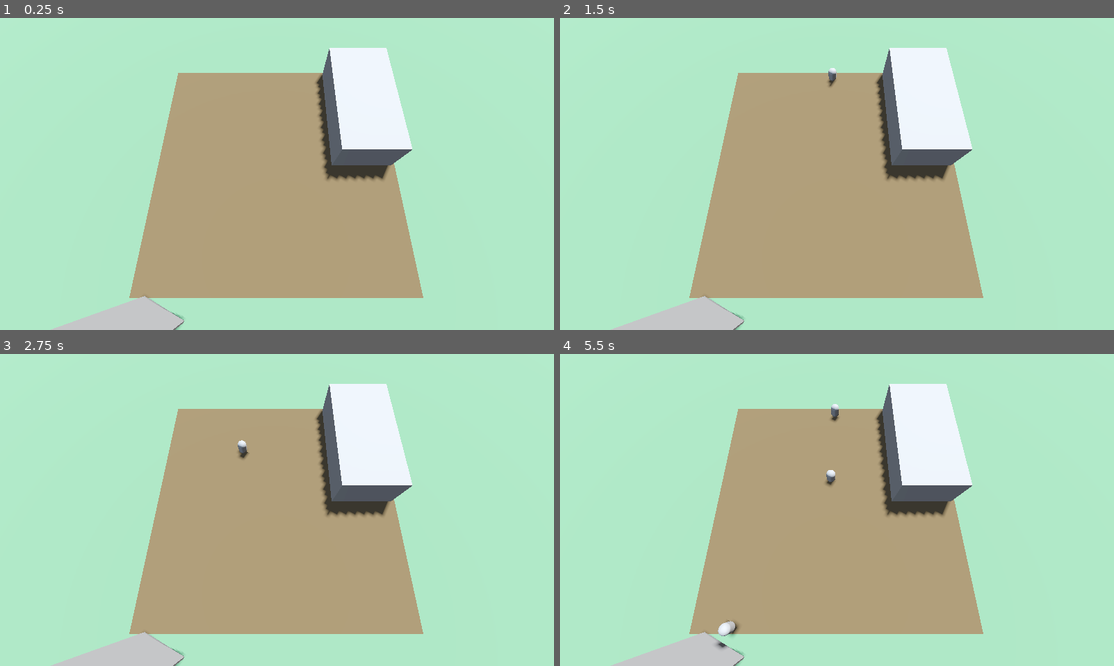
Above: before the commit, frames 1-4 (two rows, left to right).
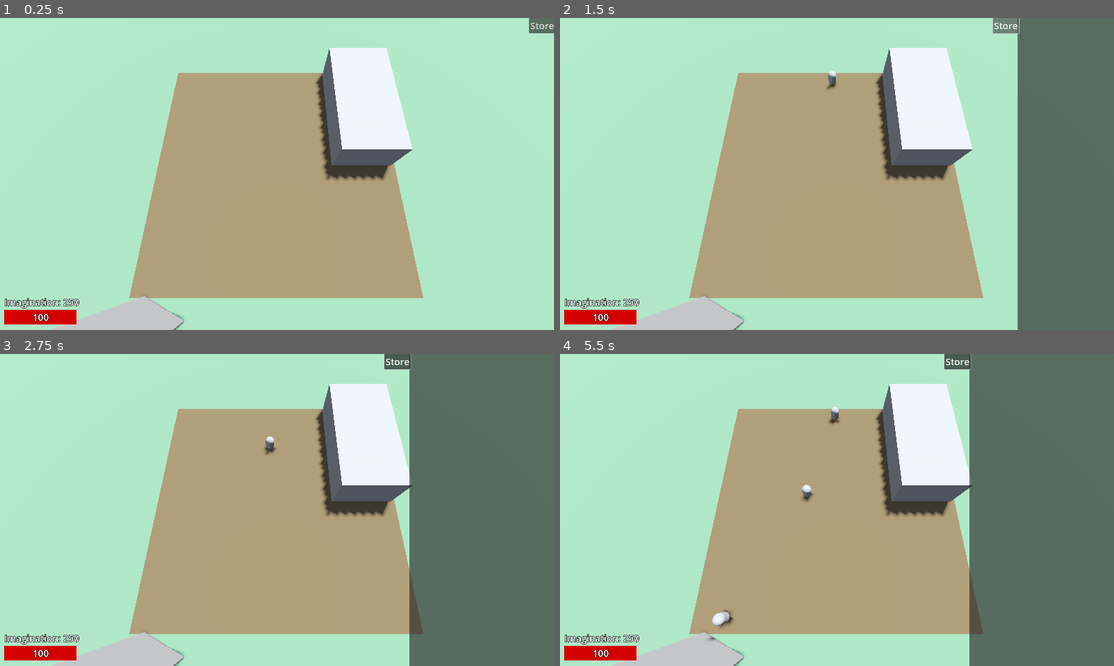
Above: after the commit, the same moments.

Repository: ellebell43/imagination-defense
Game: Godot game, scene res://levels/test-level.tscn
The game is run twice, just before and just after one commit, with the same random seed, the same clock (stepped at 60 frames per second) and the same inputs.
Inputs (mouse positions are in pixels of both pictures, inside the frame that each line leads up to):
- Up to frame 1 (0.25 s): no input
- Up to frame 2 (1.5 s): click (1102, 24) at 0.5 s, where only the run after the commit has a clickable "Store"; click (958, 24) at 1.25 s, where only the run after the commit has a clickable "Store"
- Up to frame 3 (2.75 s): click (542, 360) at 2 s, where only the run after the commit has a clickable "Store"
- Up to frame 4 (5.5 s): move the mouse to (958, 494) at 2.77 s; move the mouse to (726, 525) at 3.52 s; move the mouse to (892, 441) at 4.27 s; move the mouse to (809, 572) at 5.02 s

The runs differ from the first frame. In frame 1, 1.1% of the frame differs, in the area x 0-100%, y 0-99%; in frame 2, 19%; in frame 3, 27%; in frame 4, 28%, in the area x 0-100%, y 0-100%.

Commit message:
gui
- player health bar that decreases by an enemies remaining health if they reach the end of the path
- imagination currency label that updates if currency changes
- store panel that slides in and out of view when the store button is toggled

Diff:
--- /dev/null
+++ b/assets/gui/health-bar-bg.svg
@@ -0,0 +1,51 @@
+<?xml version="1.0" encoding="UTF-8" standalone="no"?>
+<!-- Created with Inkscape (http://www.inkscape.org/) -->
+
+<svg
+   width="66.145836mm"
+   height="13.229167mm"
+   viewBox="0 0 66.145836 13.229167"
+   version="1.1"
+   id="svg5"
+   inkscape:version="1.2.2 (b0a8486541, 2022-12-01)"
+   sodipodi:docname="health-bar-bg.svg"
+   xmlns:inkscape="http://www.inkscape.org/namespaces/inkscape"
+   xmlns:sodipodi="http://sodipodi.sourceforge.net/DTD/sodipodi-0.dtd"
+   xmlns="http://www.w3.org/2000/svg"
+   xmlns:svg="http://www.w3.org/2000/svg">
+  <sodipodi:namedview
+     id="namedview7"
+     pagecolor="#ffffff"
+     bordercolor="#000000"
+     borderopacity="0.25"
+     inkscape:showpageshadow="2"
+     inkscape:pageopacity="0.0"
+     inkscape:pagecheckerboard="0"
+     inkscape:deskcolor="#d1d1d1"
+     inkscape:document-units="mm"
+     showgrid="false"
+     inkscape:zoom="0.914906"
+     inkscape:cx="255.76398"
+     inkscape:cy="146.46313"
+     inkscape:window-width="2560"
+     inkscape:window-height="1356"
+     inkscape:window-x="2560"
+     inkscape:window-y="0"
+     inkscape:window-maximized="1"
+     inkscape:current-layer="layer1" />
+  <defs
+     id="defs2" />
+  <g
+     inkscape:label="Layer 1"
+     inkscape:groupmode="layer"
+     id="layer1"
+     transform="translate(-37.399014,-63.400009)">
+    <rect
+       style="fill:#666666;stroke-width:0.264583"
+       id="rect111"
+       width="66.145836"
+       height="13.229167"
+       x="37.399014"
+       y="63.400009" />
+  </g>
+</svg>
--- /dev/null
+++ b/assets/gui/health-bar.svg
@@ -0,0 +1,51 @@
+<?xml version="1.0" encoding="UTF-8" standalone="no"?>
+<!-- Created with Inkscape (http://www.inkscape.org/) -->
+
+<svg
+   width="66.145836mm"
+   height="13.229167mm"
+   viewBox="0 0 66.145836 13.229167"
+   version="1.1"
+   id="svg5"
+   inkscape:version="1.2.2 (b0a8486541, 2022-12-01)"
+   sodipodi:docname="health-bar.svg"
+   xmlns:inkscape="http://www.inkscape.org/namespaces/inkscape"
+   xmlns:sodipodi="http://sodipodi.sourceforge.net/DTD/sodipodi-0.dtd"
+   xmlns="http://www.w3.org/2000/svg"
+   xmlns:svg="http://www.w3.org/2000/svg">
+  <sodipodi:namedview
+     id="namedview7"
+     pagecolor="#ffffff"
+     bordercolor="#000000"
+     borderopacity="0.25"
+     inkscape:showpageshadow="2"
+     inkscape:pageopacity="0.0"
+     inkscape:pagecheckerboard="0"
+     inkscape:deskcolor="#d1d1d1"
+     inkscape:document-units="mm"
+     showgrid="false"
+     inkscape:zoom="0.914906"
+     inkscape:cx="255.76398"
+     inkscape:cy="145.37012"
+     inkscape:window-width="2552"
+     inkscape:window-height="1348"
+     inkscape:window-x="2564"
+     inkscape:window-y="4"
+     inkscape:window-maximized="0"
+     inkscape:current-layer="layer1" />
+  <defs
+     id="defs2" />
+  <g
+     inkscape:label="Layer 1"
+     inkscape:groupmode="layer"
+     id="layer1"
+     transform="translate(-37.399014,-63.400009)">
+    <rect
+       style="fill:#d40000;stroke-width:0.264583"
+       id="rect111"
+       width="66.145836"
+       height="13.229167"
+       x="37.399014"
+       y="63.400009" />
+  </g>
+</svg>
--- a/levels/level-components/enemies/base-enemy/base_enemy.gd
+++ b/levels/level-components/enemies/base-enemy/base_enemy.gd
@@ -2,8 +2,11 @@
 extends PathFollow3D
 
 var speed := 3.0
+var health := 2
 
 func _process(delta: float) -> void:
 	progress += speed * delta # move along the path
 	if progress_ratio >= 1:
+		var gui: GUI = get_tree().get_first_node_in_group("gui")
+		gui.health -= health
 		queue_free()
--- a/levels/level-components/enemy-path/enemy-path.gd
+++ b/levels/level-components/enemy-path/enemy-path.gd
@@ -13,6 +13,5 @@
 
 func _on_spawn_timer_timeout() -> void:
 	spawn_count += 1
-	print(spawn_count)
 	var new_enemy: Enemy = enemy.instantiate()
 	add_child(new_enemy)
--- a/levels/level-components/enemy-path/enemy-path.tscn
+++ b/levels/level-components/enemy-path/enemy-path.tscn
@@ -4,7 +4,7 @@
 
 [sub_resource type="Curve3D" id="Curve3D_ux3rr"]
 _data = {
-"points": PackedVector3Array(0, 0, 0, 0, 0, 0, 1.4249238, 0, -1.7499558, 0.22062385, -8.3088875e-05, -0.14665389, -0.22062385, 8.3088875e-05, 0.14665389, -1.702324, 0, -1.7199341, -0.20926702, -3.8981438e-05, -0.21182936, 0.20926702, 3.8981438e-05, 0.21182936, -1.7373492, 0, -0.8393012, -0.19962204, 8.3088875e-05, -0.43290535, 0.19962204, -8.3088875e-05, 0.43290535, 0.5974134, 0, -0.8975346, -0.060892224, 3.8981438e-05, -0.41446555, 0.060892224, -3.8981438e-05, 0.41446555, -0.72321093, 0, 0.10995175, 0.075473666, -3.8981438e-05, -0.52658355, -0.075473666, 3.8981438e-05, 0.52658355, 1.2509173, 0, 1.2263557, -0.049907565, -3.8981438e-05, -0.22484148, 0.049907565, 3.8981438e-05, 0.22484148, -1.4311744, 0, 1.87986, 0, 0, 0, 0, 0, 0, -0.8525506, 0, 2.2134197),
+"points": PackedVector3Array(0, 0, 0, 0, 0, 0, 1.4249238, 0, -1.7499558, 0.22062385, -8.3088875e-05, -0.14665389, -0.22062385, 8.3088875e-05, 0.14665389, -1.5096004, 3.8981438e-05, -1.5741673, -0.20926702, -3.8981438e-05, -0.21182936, 0.20926702, 3.8981438e-05, 0.21182936, -1.6146519, 3.8981438e-05, -0.8913312, -0.19962204, 8.3088875e-05, -0.43290535, 0.19962204, -8.3088875e-05, 0.43290535, 0.5974134, 0, -0.8975346, -0.060892224, 3.8981438e-05, -0.41446555, 0.060892224, -3.8981438e-05, 0.41446555, -0.50577354, 3.8981438e-05, 0.04829773, 0.075473666, -3.8981438e-05, -0.52658355, -0.075473666, 3.8981438e-05, 0.52658355, 1.3676491, 3.8981438e-05, 1.0112716, 0.20426726, 0, -0.5719481, -0.20426726, 0, 0.5719481, -1.6555057, 3.8981438e-05, 1.2680647, 0, 0, 0, 0, 0, 0, -0.8525506, 0, 2.2134197),
 "tilts": PackedFloat32Array(0, 0, 0, 0, 0, 0, 0, 0)
 }
 point_count = 8
--- /dev/null
+++ b/levels/level-components/gui/gui-label.tres
@@ -0,0 +1,6 @@
+[gd_resource type="LabelSettings" format=3 uid="uid://vgca4280kr0i"]
+
+[resource]
+font_size = 32
+outline_size = 6
+outline_color = Color(0, 0, 0, 1)
--- /dev/null
+++ b/levels/level-components/gui/gui.gd
@@ -0,0 +1,37 @@
+class_name GUI
+extends Control
+
+@export var starting_currency := 250
+@export var max_health := 100
+
+@onready var store_panel: Panel = $Store
+@onready var animation_player: AnimationPlayer = $AnimationPlayer
+@onready var health_label: Label = %HealthLabel
+@onready var health_bar: TextureProgressBar = %HealthBar
+@onready var currency_label: Label = %CurrencyLabel
+
+var currency := 500:
+	set(new_currency):
+		currency = new_currency
+		if currency < 0:
+			currency = 0
+		currency_label.text  = "Imagination: " + str(currency)
+
+var health := 100:
+	set(new_health):
+		health = new_health
+		if health < 0:
+			health = 0
+		health_bar.value = health
+		health_label.text = str(health)
+
+func _ready() -> void:
+	currency = starting_currency
+	health = max_health
+
+func _on_store_button_toggled(toggled_on: bool) -> void:
+	print(toggled_on)
+	if toggled_on:
+		animation_player.play("show_store")
+	else:
+		animation_player.play("hide_store")
--- /dev/null
+++ b/levels/level-components/gui/gui.tscn
@@ -0,0 +1,143 @@
+[gd_scene load_steps=9 format=3 uid="uid://m10fm2uxl3gt"]
+
+[ext_resource type="Script" uid="uid://dhm4f0fg1nc8y" path="res://levels/level-components/gui/gui.gd" id="1_dd61s"]
+[ext_resource type="Texture2D" uid="uid://c0wttyywu1kur" path="res://assets/gui/health-bar-bg.svg" id="2_3msr8"]
+[ext_resource type="LabelSettings" uid="uid://vgca4280kr0i" path="res://levels/level-components/gui/gui-label.tres" id="2_jcy1l"]
+[ext_resource type="Texture2D" uid="uid://c21376cgvu2yt" path="res://assets/gui/health-bar.svg" id="2_tsf1m"]
+
+[sub_resource type="Animation" id="Animation_dd61s"]
+length = 0.001
+tracks/0/type = "value"
+tracks/0/imported = false
+tracks/0/enabled = true
+tracks/0/path = NodePath("Store:position")
+tracks/0/interp = 1
+tracks/0/loop_wrap = true
+tracks/0/keys = {
+"times": PackedFloat32Array(0),
+"transitions": PackedFloat32Array(1),
+"update": 0,
+"values": [Vector2(1920, 0)]
+}
+
+[sub_resource type="Animation" id="Animation_3msr8"]
+resource_name = "hide_store"
+tracks/0/type = "value"
+tracks/0/imported = false
+tracks/0/enabled = true
+tracks/0/path = NodePath("Store:position")
+tracks/0/interp = 1
+tracks/0/loop_wrap = true
+tracks/0/keys = {
+"times": PackedFloat32Array(0, 0.5),
+"transitions": PackedFloat32Array(1, 1),
+"update": 0,
+"values": [Vector2(1420, 0), Vector2(1920, 0)]
+}
+
+[sub_resource type="Animation" id="Animation_tsf1m"]
+resource_name = "show_store"
+tracks/0/type = "value"
+tracks/0/imported = false
+tracks/0/enabled = true
+tracks/0/path = NodePath("Store:position")
+tracks/0/interp = 1
+tracks/0/loop_wrap = true
+tracks/0/keys = {
+"times": PackedFloat32Array(0, 0.52),
+"transitions": PackedFloat32Array(1, 1),
+"update": 0,
+"values": [Vector2(1920, 0), Vector2(1420, 0)]
+}
+
+[sub_resource type="AnimationLibrary" id="AnimationLibrary_3msr8"]
+_data = {
+&"RESET": SubResource("Animation_dd61s"),
+&"hide_store": SubResource("Animation_3msr8"),
+&"show_store": SubResource("Animation_tsf1m")
+}
+
+[node name="GUI" type="Control" groups=["gui"]]
+layout_mode = 3
+anchors_preset = 15
+anchor_right = 1.0
+anchor_bottom = 1.0
+grow_horizontal = 2
+grow_vertical = 2
+script = ExtResource("1_dd61s")
+
+[node name="MarginContainer" type="MarginContainer" parent="."]
+layout_mode = 1
+anchors_preset = 15
+anchor_right = 1.0
+anchor_bottom = 1.0
+grow_horizontal = 2
+grow_vertical = 2
+theme_override_constants/margin_left = 20
+theme_override_constants/margin_top = 20
+theme_override_constants/margin_right = 20
+theme_override_constants/margin_bottom = 20
+
+[node name="VBoxContainer" type="VBoxContainer" parent="MarginContainer"]
+layout_mode = 2
+size_flags_horizontal = 0
+size_flags_vertical = 8
+
+[node name="CurrencyLabel" type="Label" parent="MarginContainer/VBoxContainer"]
+unique_name_in_owner = true
+layout_mode = 2
+text = "Imagination: 500"
+label_settings = ExtResource("2_jcy1l")
+
+[node name="HealthBar" type="TextureProgressBar" parent="MarginContainer/VBoxContainer"]
+unique_name_in_owner = true
+custom_minimum_size = Vector2(250, 50)
+layout_mode = 2
+size_flags_horizontal = 0
+size_flags_vertical = 8
+rounded = true
+texture_under = ExtResource("2_3msr8")
+texture_progress = ExtResource("2_tsf1m")
+
+[node name="HealthLabel" type="Label" parent="MarginContainer/VBoxContainer/HealthBar"]
+unique_name_in_owner = true
+layout_mode = 1
+anchors_preset = 8
+anchor_left = 0.5
+anchor_top = 0.5
+anchor_right = 0.5
+anchor_bottom = 0.5
+offset_left = -26.0
+offset_top = -11.5
+offset_right = 26.0
+offset_bottom = 11.5
+grow_horizontal = 2
+grow_vertical = 2
+text = "Health"
+label_settings = ExtResource("2_jcy1l")
+
+[node name="Store" type="Panel" parent="."]
+layout_mode = 1
+anchors_preset = 11
+anchor_left = 1.0
+anchor_right = 1.0
+anchor_bottom = 1.0
+offset_right = 500.0
+grow_horizontal = 0
+grow_vertical = 2
+
+[node name="StoreButton" type="Button" parent="Store"]
+layout_mode = 0
+offset_left = -86.0
+offset_right = 4.0
+offset_bottom = 53.0
+theme_override_font_sizes/font_size = 32
+toggle_mode = true
+text = "Store"
+
+[node name="AnimationPlayer" type="AnimationPlayer" parent="."]
+libraries = {
+&"": SubResource("AnimationLibrary_3msr8")
+}
+
+[connection signal="toggled" from="Store/StoreButton" to="." method="_on_store_button_toggled"]
--- a/levels/test-level.tscn
+++ b/levels/test-level.tscn
@@ -1,5 +1,6 @@
-[gd_scene load_steps=13 format=3 uid="uid://cg5yn5j40fk6d"]
+[gd_scene load_steps=14 format=3 uid="uid://cg5yn5j40fk6d"]
 
+[ext_resource type="PackedScene" uid="uid://m10fm2uxl3gt" path="res://levels/level-components/gui/gui.tscn" id="1_l60ws"]
 [ext_resource type="PackedScene" uid="uid://bijbkrvh7vnnm" path="res://levels/level-components/primary-camera/primary-camera.tscn" id="1_uwesj"]
 [ext_resource type="PackedScene" uid="uid://cywwxfyd55je2" path="res://levels/level-components/enemy-path/enemy-path.tscn" id="2_ns7l7"]
 [ext_resource type="PackedScene" uid="uid://dvfq8ir22mcf" path="res://levels/level-components/enemies/base-enemy/base-enemy.tscn" id="3_wo0s5"]
@@ -63,13 +64,7 @@
 mesh = SubResource("BoxMesh_wo0s5")
 skeleton = NodePath("../..")
 
-[node name="GUI" type="Control" parent="."]
-layout_mode = 3
-anchors_preset = 15
-anchor_right = 1.0
-anchor_bottom = 1.0
-grow_horizontal = 2
-grow_vertical = 2
+[node name="GUI" parent="." instance=ExtResource("1_l60ws")]
 
 [node name="PrimaryCamera" parent="." instance=ExtResource("1_uwesj")]
 transform = Transform3D(1, 0, 0, 0, 0.34551123, 0.93841463, 0, -0.93841463, 0.34551123, -5.722046e-06, 3.18861, 1.3689032)
--- a/project.godot
+++ b/project.godot
@@ -20,3 +20,7 @@
 window/size/viewport_width=1920
 window/size/viewport_height=1080
 window/size/borderless=true
+
+[global_group]
+
+gui=""
Not shown, added: assets/gui/health-bar-bg.svg.import
Not shown, added: assets/gui/health-bar.svg.import
Not shown, added: levels/level-components/gui/gui.gd.uid
